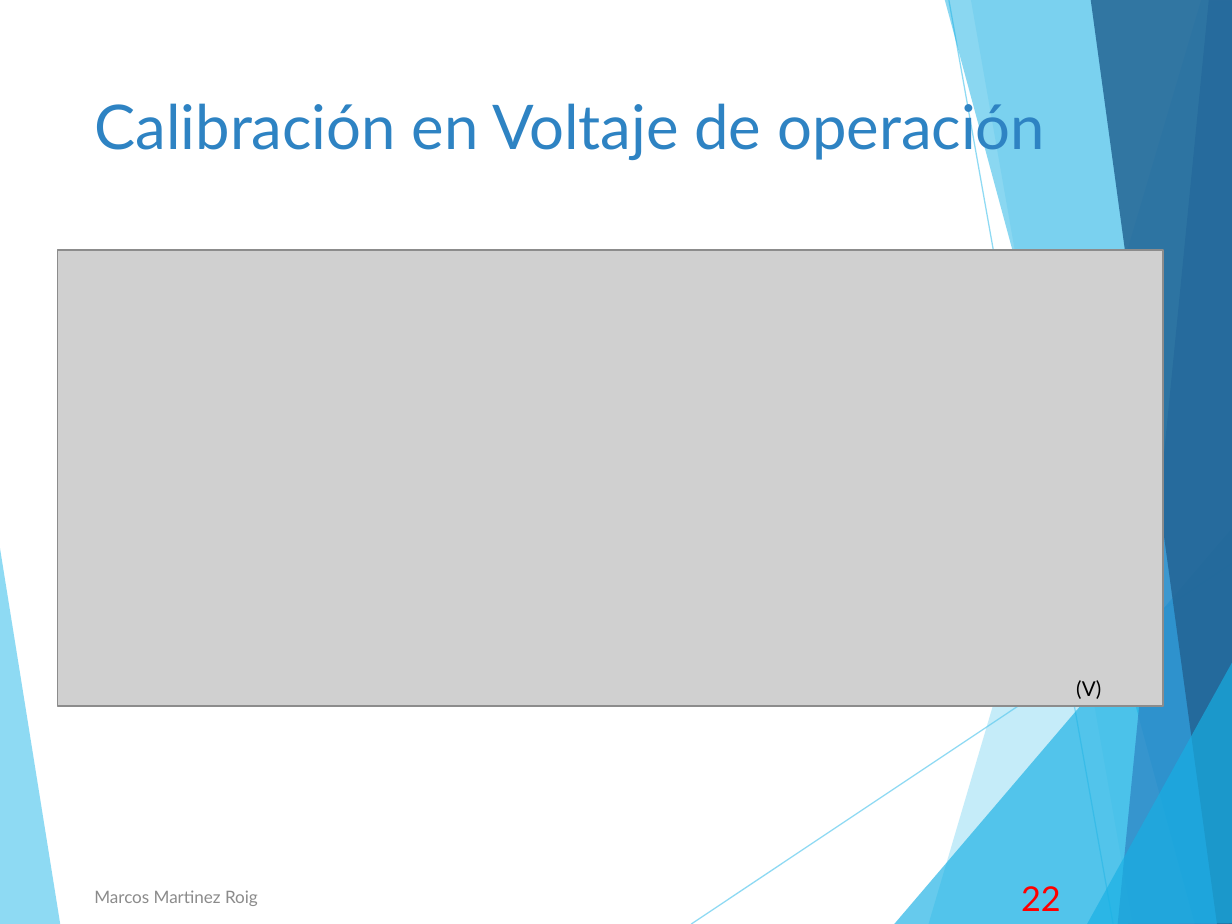
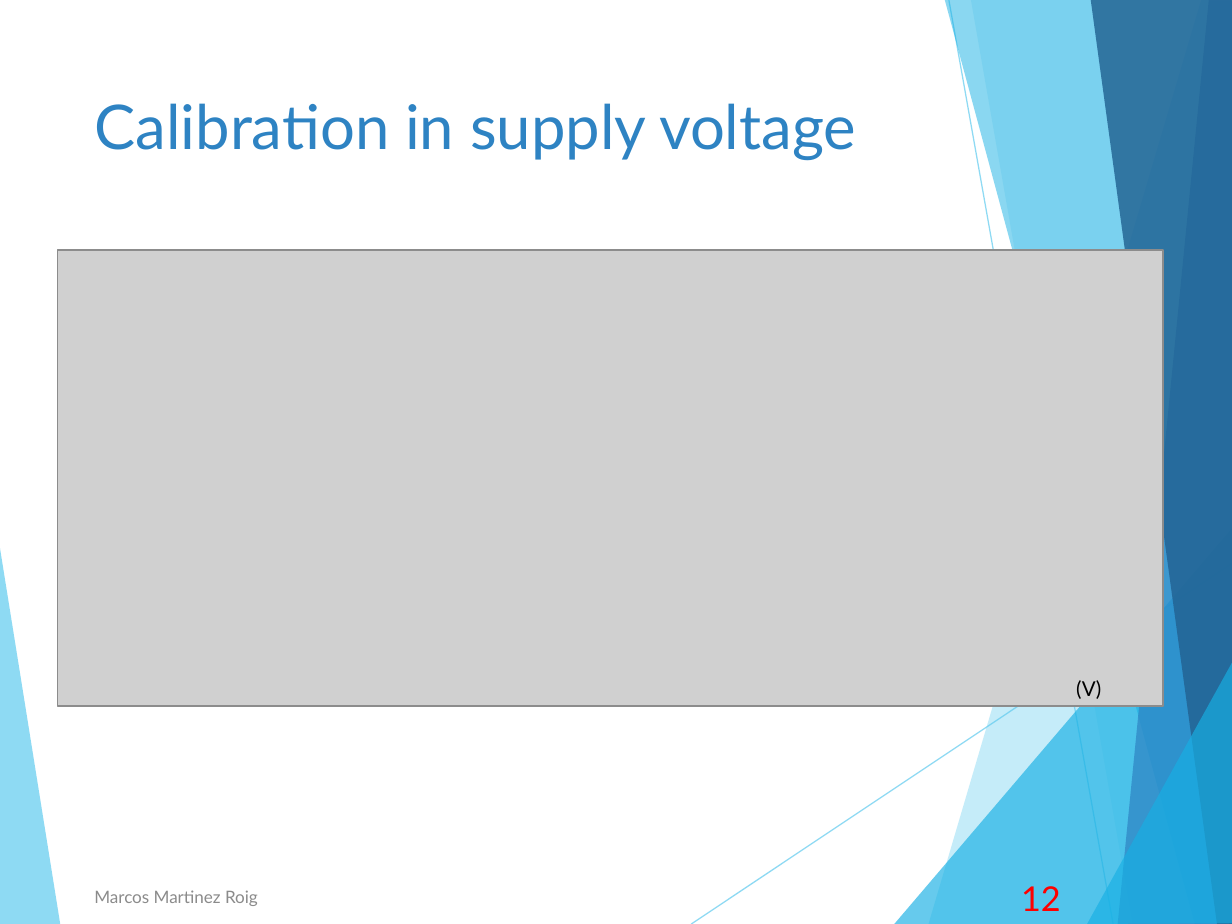
Before and after one commit to josediaz56/TFM-Marcos, a slide deck: slide 15 of Burdeos/presentación1.pptx. Drawn at 1232x924 pixels with LibreOffice and Linux fonts; fonts in the diff are those of the drawing; grey boxes stand for pictures. Boxes give left, top, right and bottom in pixels: in the first picture for what was removed or moved away, otherwise in the second. Text is boxed around its words. In the diff, an @@ line names an element or a change of style, - is before the commit and + after.

```diff
--- a/Burdeos/presentación1.pptx
+++ b/Burdeos/presentación1.pptx
@@ title at (94,103,856,161): text changed @@
-Calibración en Voltaje de operación
+Calibration in supply voltage
@@ text at (1021,886,1061,911): text changed @@
-22
+12
```
Also in this commit, not shown: 4 other slides changed, 3 slides added, 1 other file.
